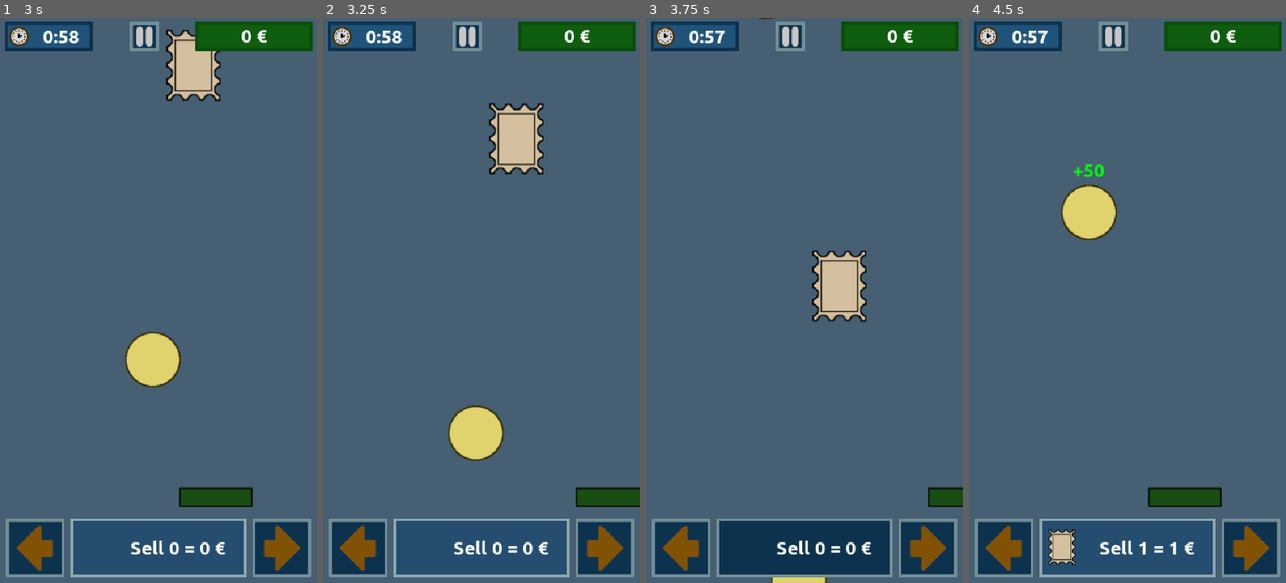
Above: before the commit, frames 1-4 (left to right).
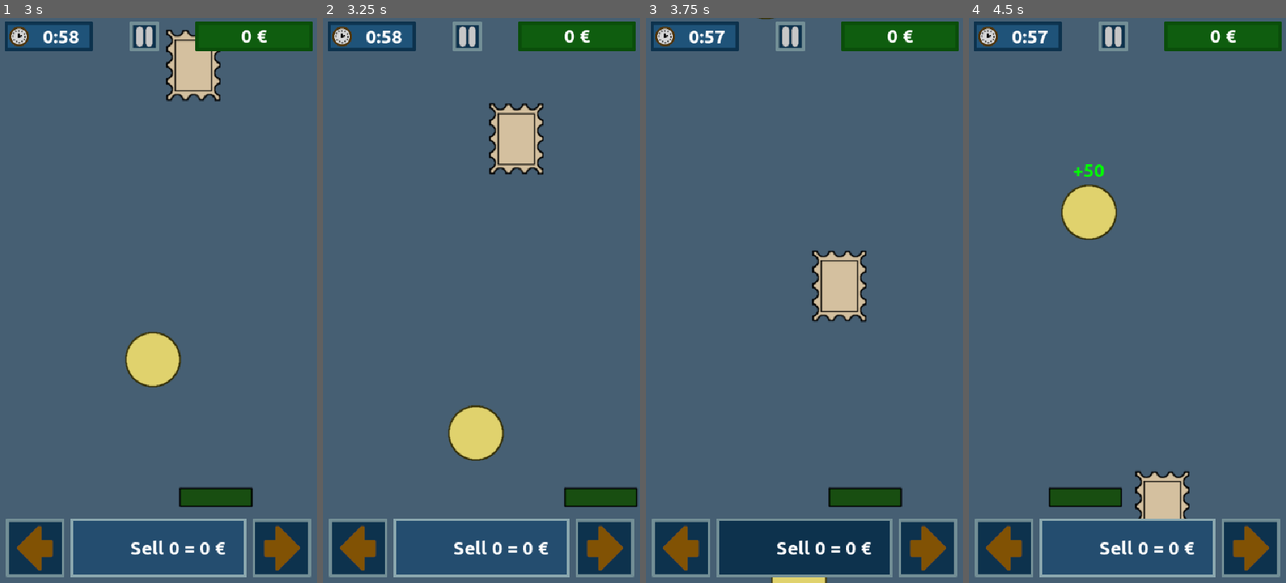
Above: after the commit, the same moments.

Repository: moisesjbc/la-kolektanto
Game: Godot game, scene res://menus/main_menu/main_menu.tscn
Same seed, same stepped clock (60 frames per second), same inputs: the game is played once before the commit and once after it.
Inputs (mouse positions are in pixels of both pictures, inside the frame that each line leads up to):
- Up to frame 1 (3 s): click "Play" at 0.5 s; click (34, 549) at 1.25 s; click "Sell 0 = 0 €" at 2 s; tap Enter at 2.75 s; hold Right (ui_right) from 2.78 s (still down); tap R at 2.85 s
- Up to frame 2 (3.25 s): keep holding Right (ui_right)
- Up to frame 3 (3.75 s): release Right (ui_right) at 3.53 s; hold Left (ui_left) from 3.53 s (still down); tap R at 3.6 s
- Up to frame 4 (4.5 s): release Left (ui_left) at 4.28 s; hold Right (ui_right) from 4.28 s (still down); tap R at 4.35 s

Frame 1 is identical in both runs. In frame 2, 0.2% of the frame differs, in the area x 76-100%, y 83-87%; in frame 3, 1.2%; in frame 4, 3.1%, in the area x 25-80%, y 80-97%.

Commit message:
Add invisible walls

Diff:
--- a/src/gameplay/main/main.tscn
+++ b/src/gameplay/main/main.tscn
@@ -1,9 +1,10 @@
-[gd_scene load_steps=5 format=3 uid="uid://dfqavponjhjfh"]
+[gd_scene load_steps=6 format=3 uid="uid://dfqavponjhjfh"]
 
 [ext_resource type="Script" uid="uid://bired58prjyky" path="res://gameplay/main/main.gd" id="1_27ff5"]
 [ext_resource type="PackedScene" uid="uid://ba4kaciikq8ru" path="res://gameplay/player/player.tscn" id="1_582jy"]
 [ext_resource type="PackedScene" uid="uid://ch3xd2o070thq" path="res://gameplay/gui/gui.tscn" id="3_27ff5"]
 [ext_resource type="PackedScene" uid="uid://mmfmd7wv4tgq" path="res://gameplay/collectibles_respawn/collectibles_respawn.tscn" id="3_rsott"]
+[ext_resource type="PackedScene" uid="uid://bjdkyugyr26ar" path="res://gameplay/wall/wall.tscn" id="5_ei258"]
 
 [node name="main" type="Node2D"]
 script = ExtResource("1_27ff5")
@@ -19,6 +20,14 @@
 [node name="countdown_timer" type="Timer" parent="."]
 autostart = true
 
+[node name="walls" type="Node2D" parent="."]
+position = Vector2(-37, 816)
+
+[node name="left_wall" parent="walls" instance=ExtResource("5_ei258")]
+
+[node name="right_wall" parent="walls" instance=ExtResource("5_ei258")]
+position = Vector2(613, 0)
+
 [connection signal="game_over" from="." to="gui" method="_on_main_game_over"]
 [connection signal="time_elapsed" from="." to="gui" method="_on_main_time_elapsed"]
 [connection signal="collectibles_updated" from="player" to="gui" method="_on_player_collectibles_updated"]
--- a/src/gameplay/player/player.tscn
+++ b/src/gameplay/player/player.tscn
@@ -9,7 +9,7 @@
 size = Vector2(126, 34)
 
 [node name="player" type="CharacterBody2D"]
-collision_mask = 2
+collision_mask = 6
 script = ExtResource("1_xq3ts")
 
 [node name="sprite" type="Sprite2D" parent="."]
--- /dev/null
+++ b/src/gameplay/wall/wall.tscn
@@ -0,0 +1,10 @@
+[gd_scene load_steps=2 format=3 uid="uid://bjdkyugyr26ar"]
+
+[sub_resource type="RectangleShape2D" id="RectangleShape2D_3x0jv"]
+size = Vector2(80, 119)
+
+[node name="wall" type="StaticBody2D"]
+collision_layer = 4
+
+[node name="collider" type="CollisionShape2D" parent="."]
+shape = SubResource("RectangleShape2D_3x0jv")
--- a/src/project.godot
+++ b/src/project.godot
@@ -60,7 +60,8 @@
 [layer_names]
 
 2d_physics/layer_1="player"
-2d_physics/layer_2="collectible"
+2d_physics/layer_2="collectibles"
+2d_physics/layer_3="walls"
 
 [rendering]
 
